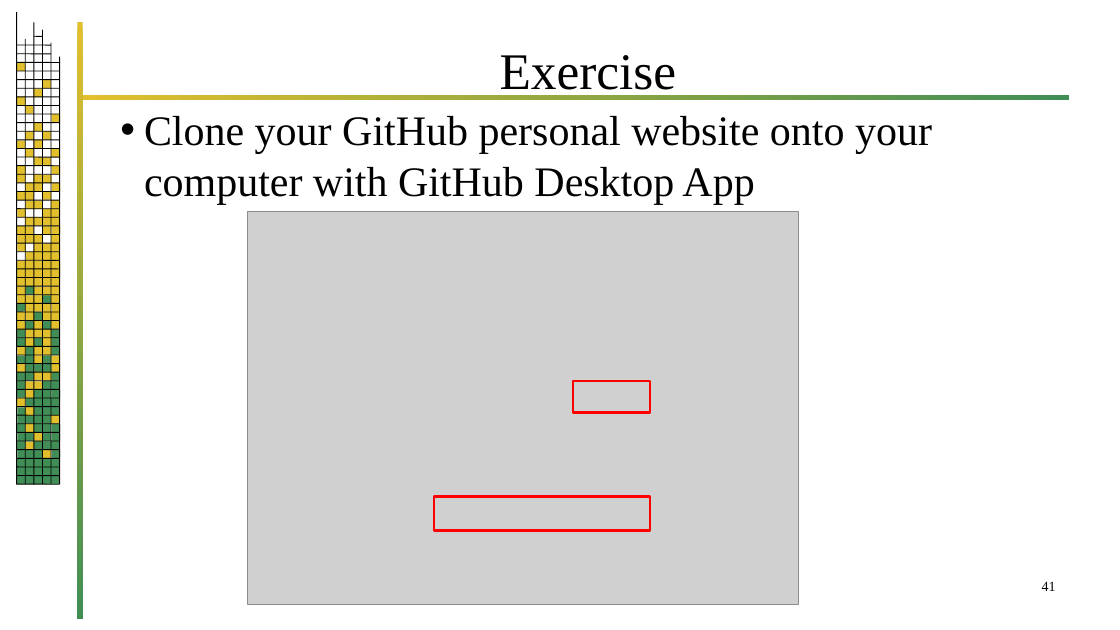
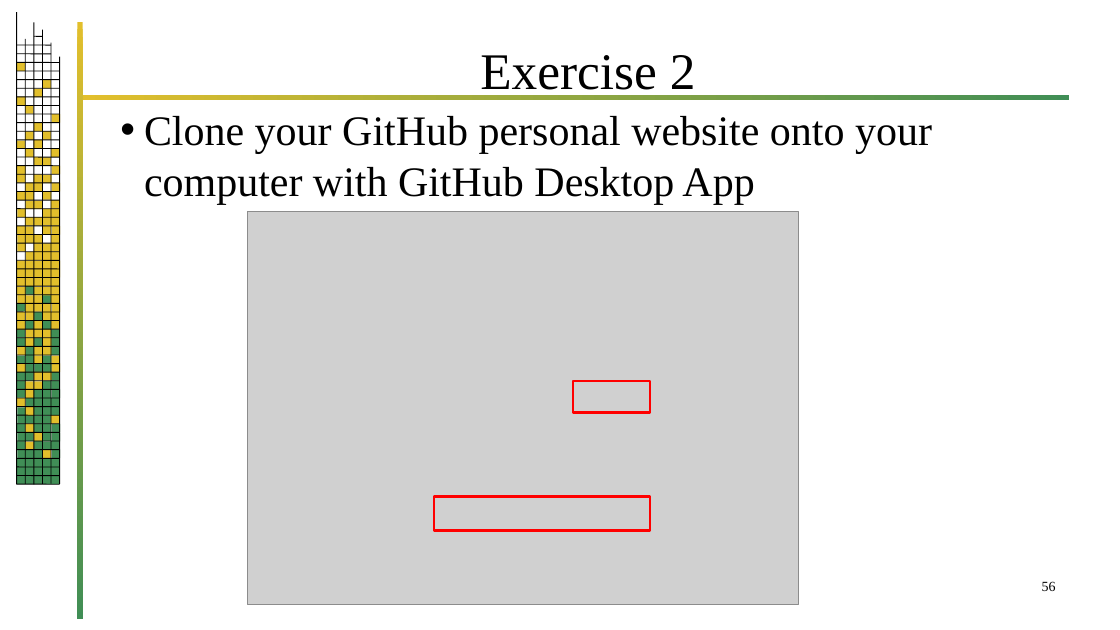
Before and after one commit to jrb28/git, a slide deck: slide 56 of 26bGit.pptx (slide 41 before the commit). Drawn at 1120x630 pixels with LibreOffice and Linux fonts; fonts in the diff are those of the drawing; grey boxes stand for pictures; background and template pictures are left out. Boxes give left, top, right and bottom in pixels: in the first picture for what was removed or moved away, otherwise in the second. Text is boxed around its words. In the diff, an @@ line names an element or a change of style, - is before the commit and + after.

```diff
--- a/26bGit.pptx
+++ b/26bGit.pptx
@@ title at [480, 55, 696, 99]: text changed @@
-Exercise
+Exercise 2
@@ page number at [1042, 581, 1056, 591]: text changed @@
-41
+56
```
Also in this commit, not shown: 11 other slides changed, 15 slides added.
